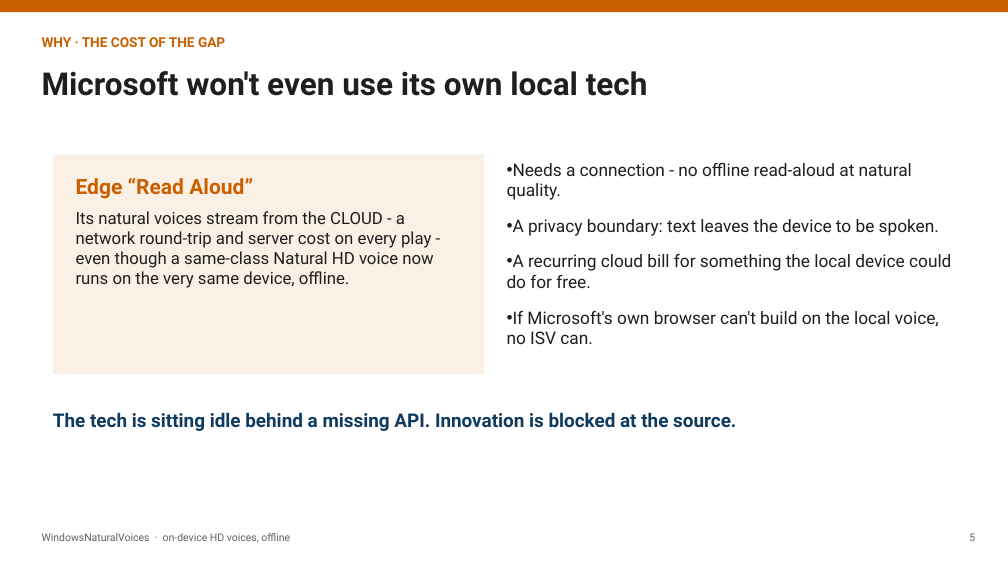
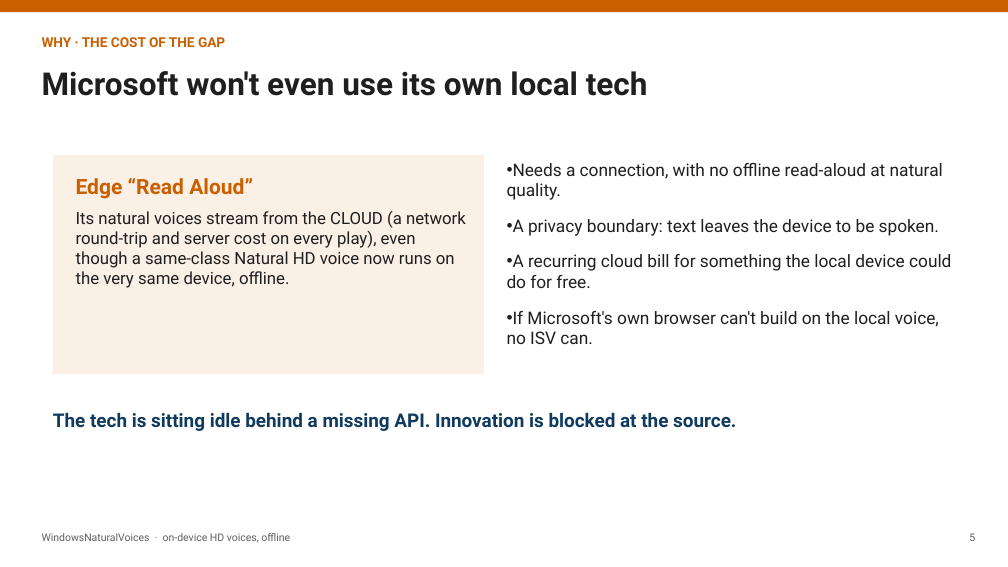
Before and after one commit to aclinick/claros, a slide deck: slide 5 of docs/pitch/live-voiceover.pptx. Drawn at 1008x567 pixels with LibreOffice and Linux fonts; fonts in the diff are those of the drawing. Boxes give left, top, right and bottom in pixels: in the first picture for what was removed or moved away, otherwise in the second. Text is boxed around its words. In the diff, an @@ line names an element or a change of style, - is before the commit and + after.

```diff
--- a/docs/pitch/live-voiceover.pptx
+++ b/docs/pitch/live-voiceover.pptx
@@ text at [507,163,943,200]: text changed @@
-• Needs a connection - no offline read-aloud at natural quality.
+• Needs a connection, with no offline read-aloud at natural quality.
@@ text at [76,211,466,288]: text changed @@
-Its natural voices stream from the CLOUD - a network round-trip and server cost on every play - even though a same-class Natural HD voice now runs on the very same device, offline.
+Its natural voices stream from the CLOUD (a network round-trip and server cost on every play), even though a same-class Natural HD voice now runs on the very same device, offline.
```
Also in this commit, not shown: 13 other slides changed, 10 other files.
